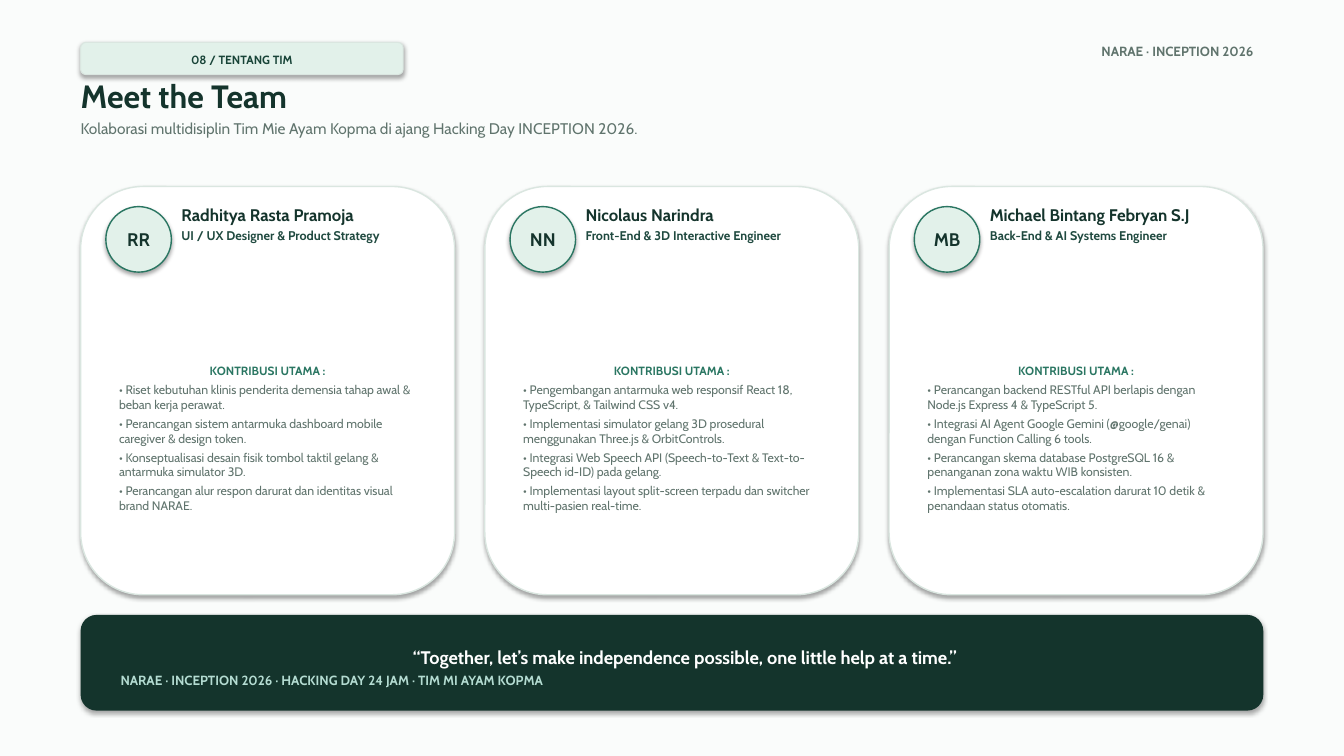
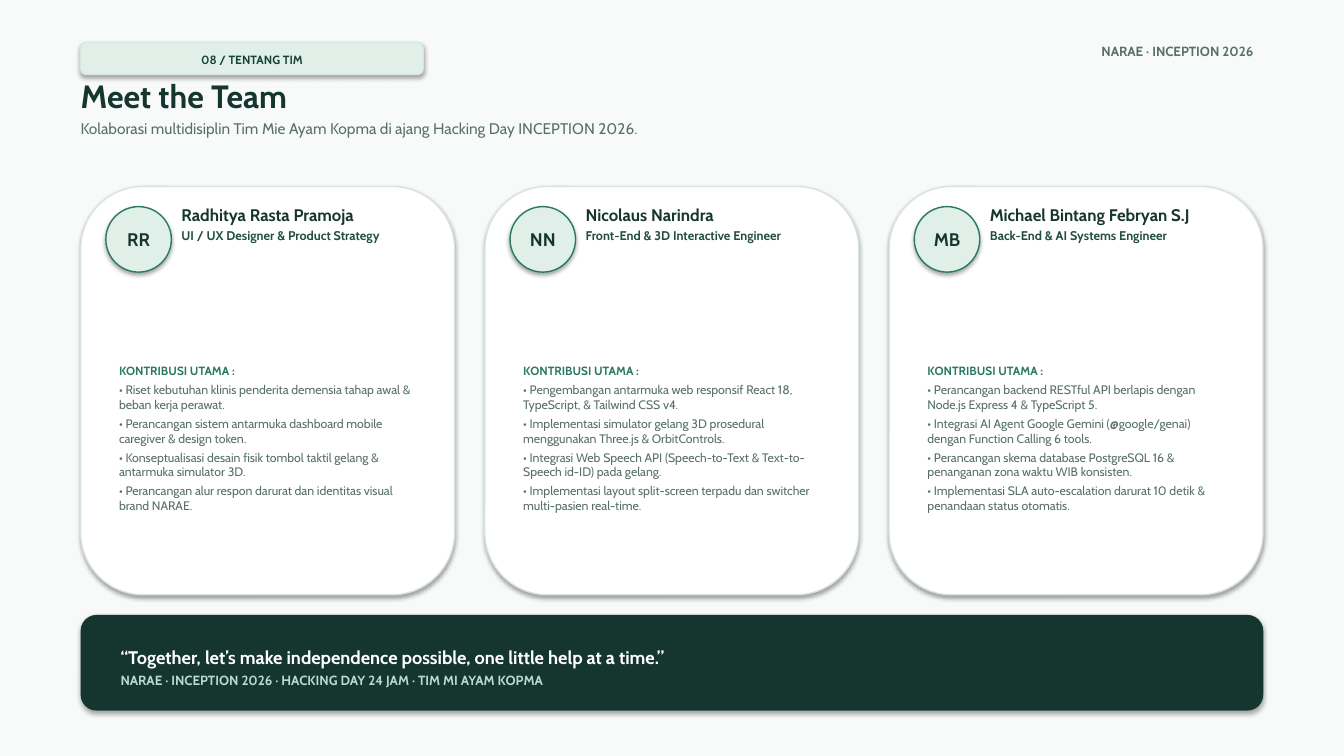
Before and after one commit to MichaelB232/narae, a slide deck: slide 9 of NARAE_Pitch_Deck.pptx. Drawn at 1344x756 pixels with LibreOffice and Linux fonts; fonts in the diff are those of the drawing. Boxes give left, top, right and bottom in pixels: in the first picture for what was removed or moved away, otherwise in the second. Text is boxed around its words. In the diff, an @@ line names an element or a change of style, - is before the commit and + after.

```diff
--- a/NARAE_Pitch_Deck.pptx
+++ b/NARAE_Pitch_Deck.pptx
@@ rectangle at [0, 0, 1344, 756]: fill #FAFCFB to #F8FAF9 @@
@@ rounded rectangle "08 / TENTANG TIM": place and size @@
-rounded rectangle "08 / TENTANG TIM" at [81, 42, 403, 75]
+rounded rectangle "08 / TENTANG TIM" at [81, 42, 423, 75]
@@ rounded rectangle "08 / TENTANG TIM" at [81, 42, 423, 75]: text colour #184438 to #164338; fill #E2F1EA to #E0EFE8; outline #DAE6E0 0.75 pt to #D8E4DE 0.75 pt @@
@@ text "Meet the Team" at [81, 84, 637, 138]: text colour #14342C to #15362F in "Meet the Team"; text colour #60746D to #587068 in "Kolaborasi multidisiplin Tim Mie Ayam Kopma di ..." @@
@@ text colour #2A7662 to #2B7865 in "KONTRIBUSI UTAMA :"; text colour #60746D to #587068; alignment centre to left; outline #DAE6E0 1 pt to #D8E4DE 1 pt in 3 elements at [81, 187, 455, 595], [485, 187, 859, 595], [889, 187, 1263, 595] @@
@@ rounded rectangle "“Together, let’s make independence possible, ..." at [81, 615, 1263, 711]: fill #14342C to #15362F @@
@@ text in rounded rectangle at [121, 650, 664, 669]: alignment centre to left @@
```
Also in this commit, not shown: 8 other slides changed, 3 other files.
